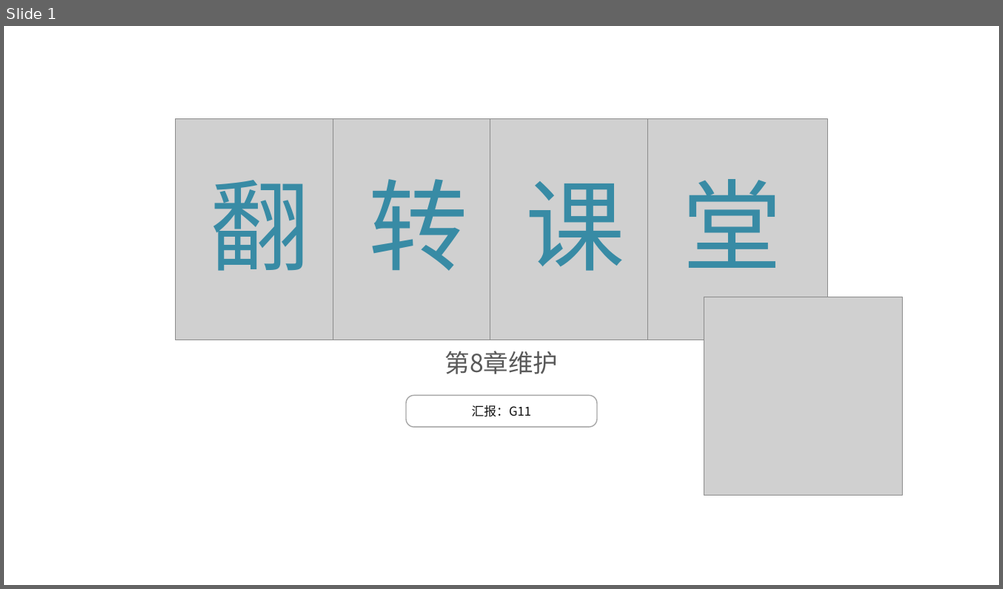
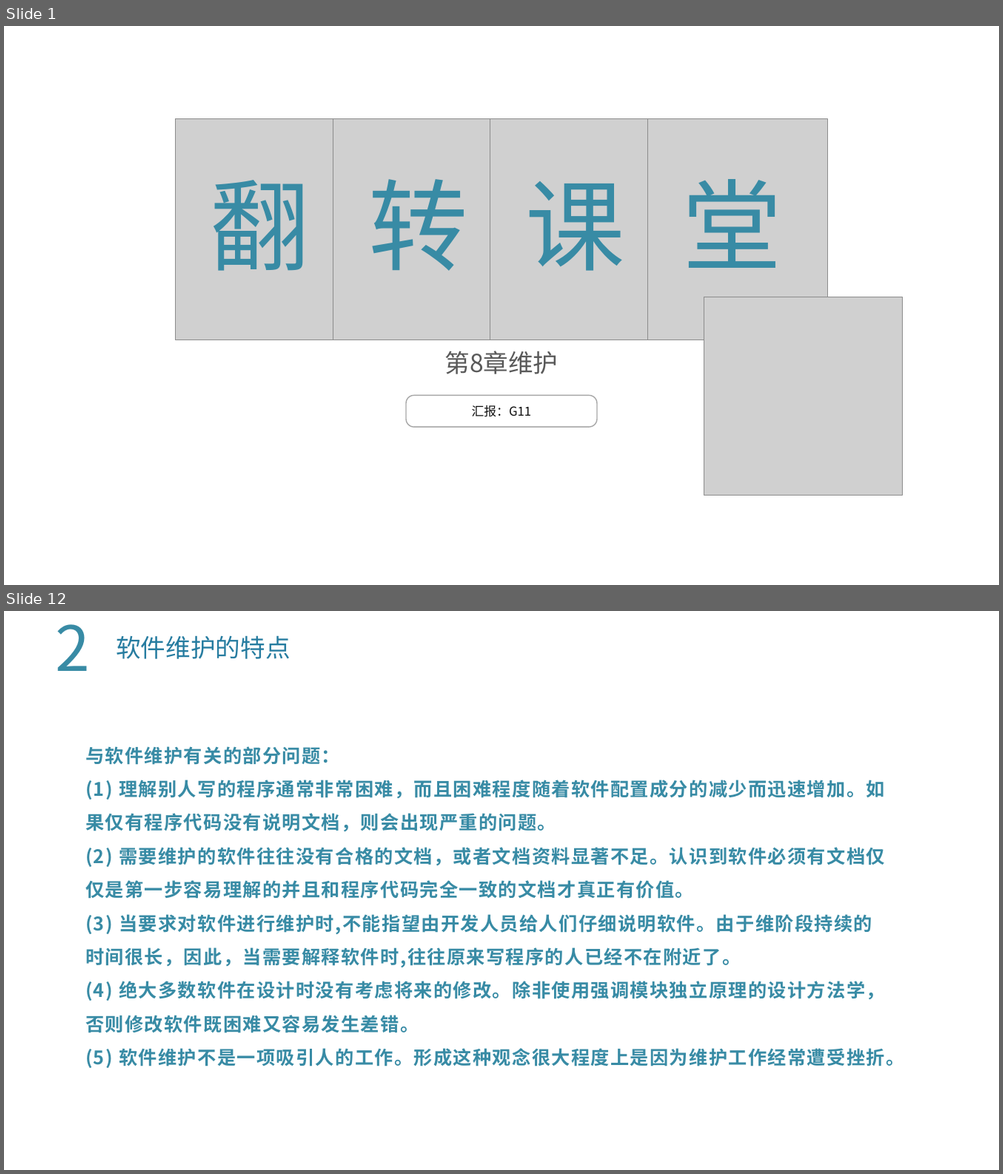
Before and after one commit to lenovo-wu/G11ZUCC, a slide deck: 翻转课堂2.pptx. Shown one above the other, each under a label of ours: slide 1 before the commit, slides 1 and 12 after it; the slides between them are not shown. The pictures are 1003x589 and 1003x1174 pixels, drawn with LibreOffice and Linux fonts; fonts in the diff are those of the drawing; grey boxes stand for pictures; background and template pictures are left out. Boxes give left, top, right and bottom in pixels: in the first picture for what was removed or moved away, otherwise in the second. Text is boxed around its words. In the diff, an @@ line names an element or a change of style, - is before the commit and + after.

```diff
--- a/翻转课堂2.pptx
+++ b/翻转课堂2.pptx
@@ slide 12 added at (4, 611, 999, 1170), background picture (left out) @@
@@ text added at (55, 624, 90, 671), 60 pt, text #388BA5 @@
+2
@@ text added at (116, 635, 290, 659), 24 pt, text #267CA0 @@
+软件维护的特点
@@ text added at (85, 746, 904, 1068), 18 pt, text #388BA5, bold @@
+与软件维护有关的部分问题：
+(1) 理解别人写的程序通常非常困难，而且困难程度随着软件配置成分的减少而迅速增加。如果仅有程序代码没有说明文档，则会出现严重的问题。
+(2) 需要维护的软件往往没有合格的文档，或者文档资料显著不足。认识到软件必须有文档仅仅是第一步容易理解的并且和程序代码完全一致的文档才真正有价值。
+(3) 当要求对软件进行维护时,不能指望由开发人员给人们仔细说明软件。由于维阶段持续的时间很长，因此，当需要解释软件时,往往原来写程序的人已经不在附近了。
+(4) 绝大多数软件在设计时没有考虑将来的修改。除非使用强调模块独立原理的设计方法学，否则修改软件既困难又容易发生差错。
+(5) 软件维护不是一项吸引人的工作。形成这种观念很大程度上是因为维护工作经常遭受挫折。
```
Also in this commit, not shown: 20 slides changed, 24 other slides added.
